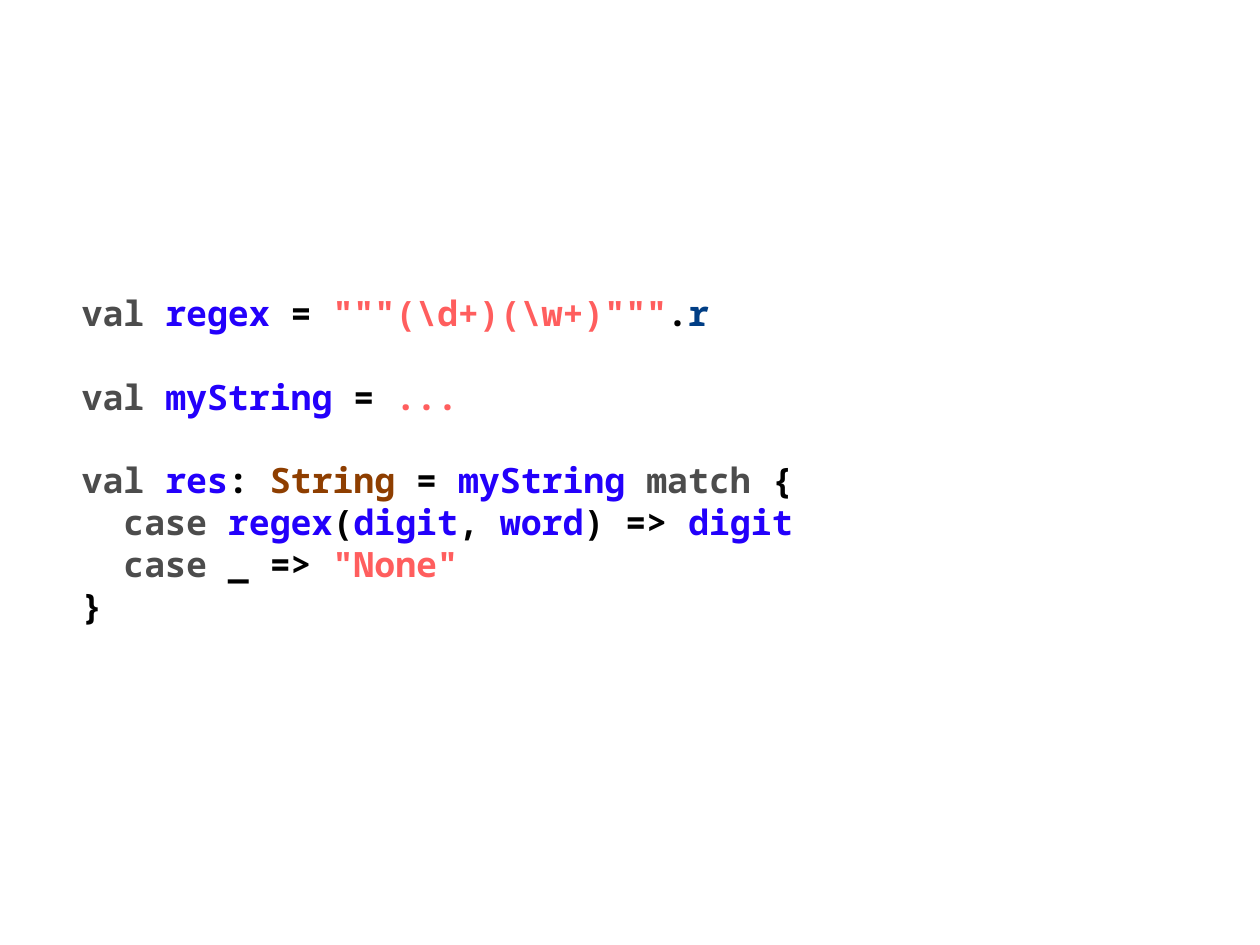
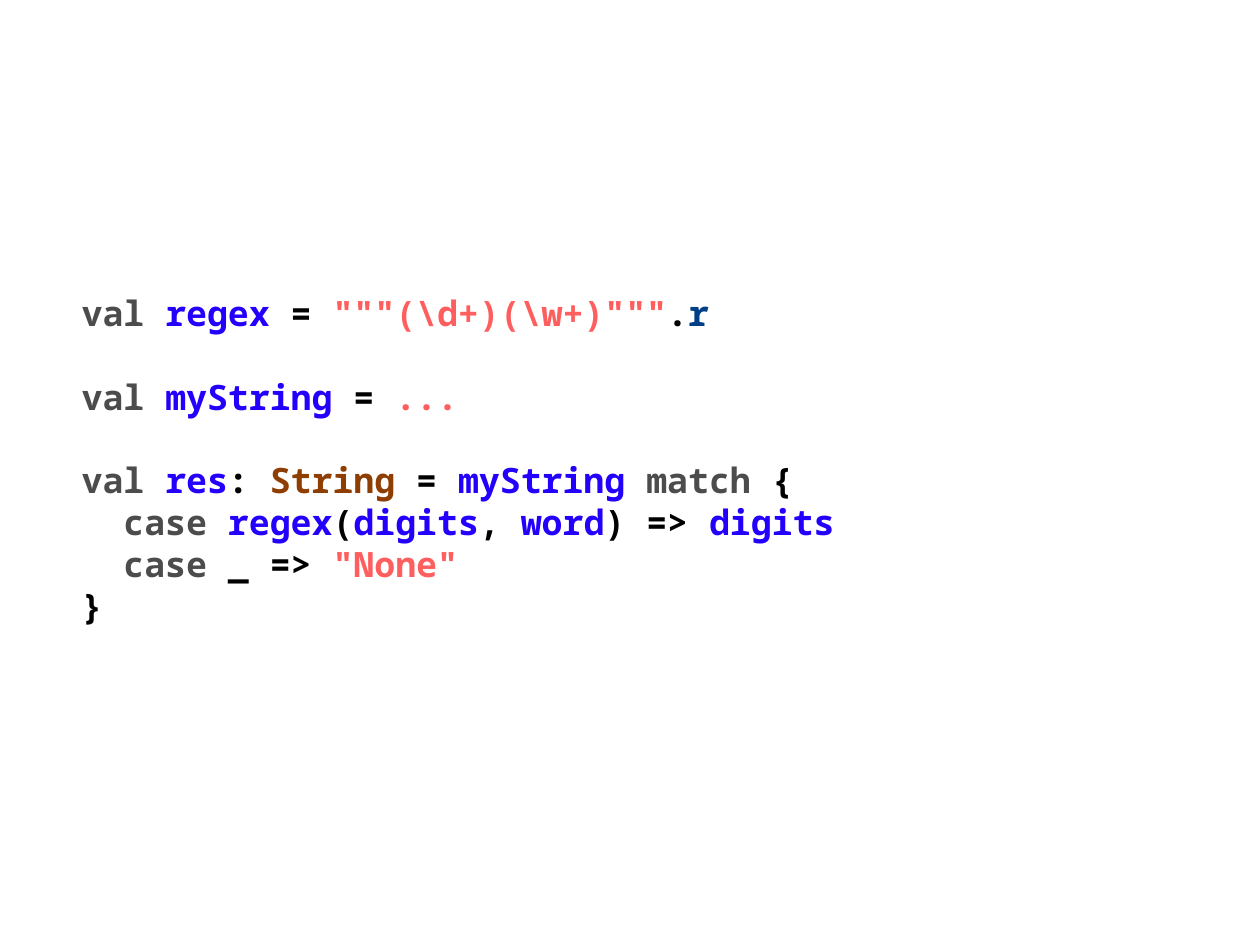
Before and after one commit to javaBin/scala-training-slides, a slide deck: slide 14 of 1.5-pattern_matching.odp. Drawn at 1260x945 pixels with LibreOffice and Linux fonts; fonts in the diff are those of the drawing; background and template pictures are left out. Boxes give left, top, right and bottom in pixels: in the first picture for what was removed or moved away, otherwise in the second. Text is boxed around its words. In the diff, an @@ line names an element or a change of style, - is before the commit and + after.

```diff
--- a/1.5-pattern_matching.odp
+++ b/1.5-pattern_matching.odp
@@ text at (123,508,834,544): text changed @@
-case regex(digit, word) => digit
+case regex(digits, word) => digits
```
Also in this commit, not shown: 5 other slides changed, 1 slide added, 1 slide removed.
